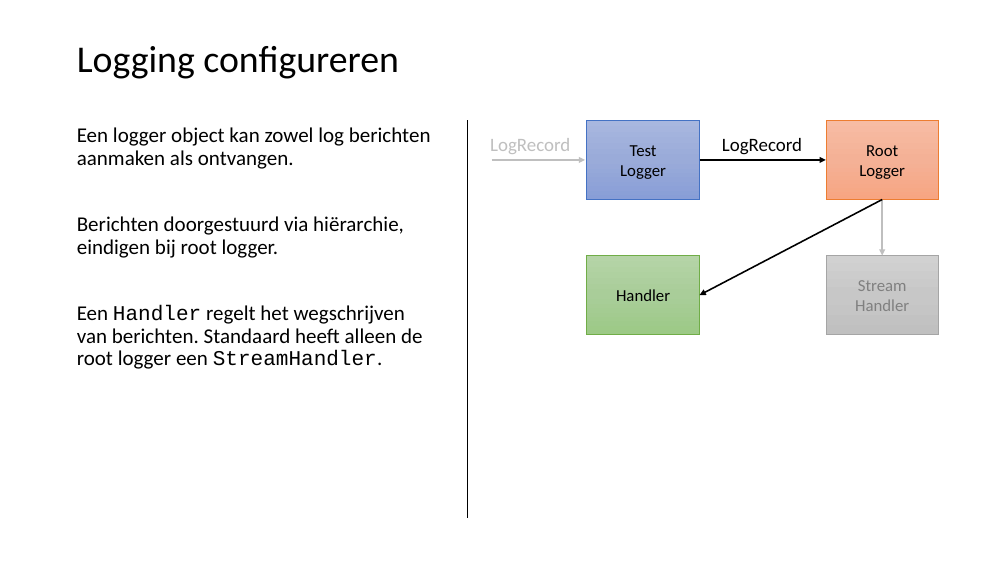
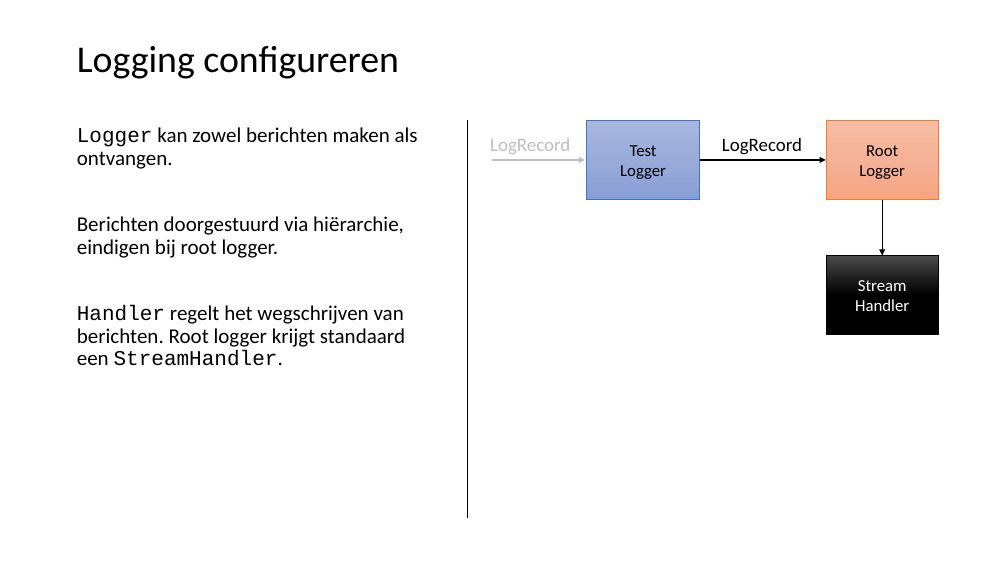
Before and after one commit to LFKoning/knowledge-sharing, a slide deck: slide 29 of python_trainees/2_production_code/python_traineeship_2.pptx. Drawn at 1008x567 pixels with LibreOffice and Linux fonts; fonts in the diff are those of the drawing. Boxes give left, top, right and bottom in pixels: in the first picture for what was removed or moved away, otherwise in the second. Text is boxed around its words. In the diff, an @@ line names an element or a change of style, - is before the commit and + after.

```diff
--- a/python_trainees/2_production_code/python_traineeship_2.pptx
+++ b/python_trainees/2_production_code/python_traineeship_2.pptx
@@ text at [77,127,418,169]: text changed @@
-Een logger object kan zowel log berichten aanmaken als ontvangen.
+Logger kan zowel berichten maken als ontvangen.
@@ arrow removed from (882, 200) to (699, 295) @@
@@ arrow (882, 200) - (882, 256): stroke #BFBFBF 1.5 pt to #000000 1 pt @@
@@ rectangle removed at [587,256,699,335] @@
-Handler
@@ rectangle "Stream" at [826,256,938,335]: text colour #808080 to #FFFFFF; fill gradient #D2D2D2 to #C8C8C8 to #C0C0C0 to gradient #4B4B4B to #000000; outline #A5A5A5 0.5 pt to #000000 0.5 pt @@
@@ text at [77,305,405,366]: text changed @@
-Een Handler regelt het wegschrijven van berichten. Standaard heeft alleen de root logger een StreamHandler.
+Handler regelt het wegschrijven van berichten. Root logger krijgt standaard een StreamHandler.
```
Also in this commit, not shown: 25 other slides changed, 1 slide added, 20 other files.
